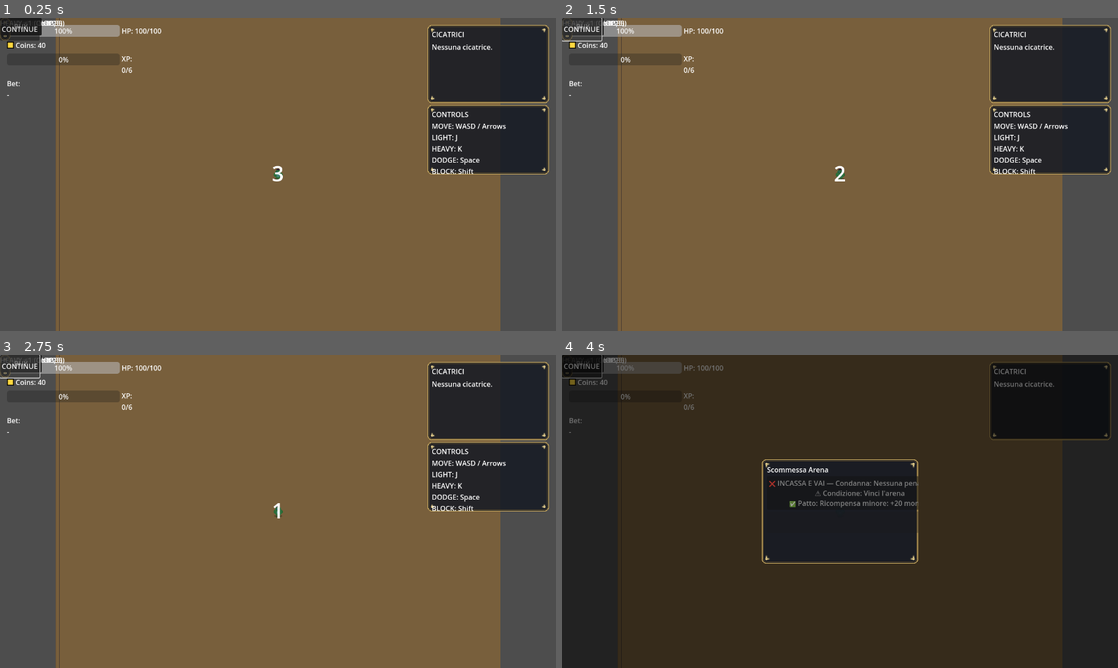
Above: before the commit, frames 1-4 (two rows, left to right).
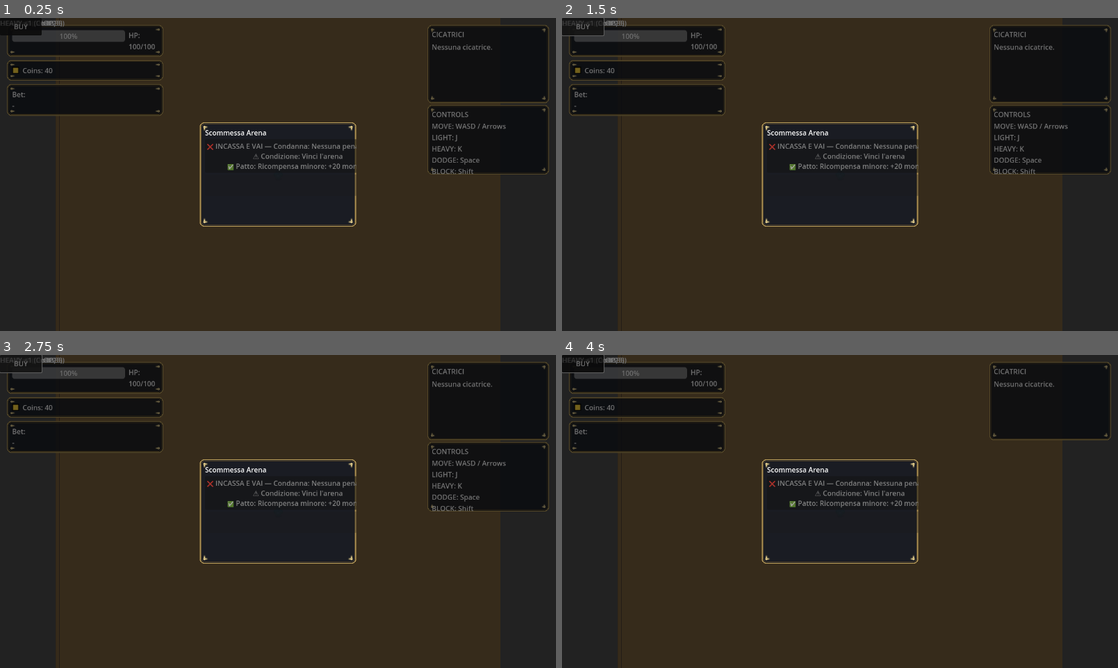
Above: after the commit, the same moments.

Repository: Faratas410/Gallicus-2.0
Game: Godot game, scene res://scenes/Main.tscn
Same seed, same stepped clock (60 frames per second), same inputs: the game is played once before the commit and once after it.
Inputs (mouse positions are in pixels of both pictures, inside the frame that each line leads up to):
- Up to frame 1 (0.25 s): no input
- Up to frame 2 (1.5 s): click (584, 30) at 0.5 s, where only the run before the commit has a clickable "CONTINUE"; click (584, 30) at 1.25 s, where only the run before the commit has a clickable "CONTINUE"
- Up to frame 3 (2.75 s): click "BUY" at 2 s
- Up to frame 4 (4 s): click (862, 492) at 2.75 s, where only the run after the commit has a clickable "❌ INCASSA E VAI — Condanna: N…"; click "❌ SANGUE INTEGRO — Condanna: …" at 3.5 s

The runs differ from the first frame. In frame 1, 91% of the frame differs, in the area x 0-100%, y 0-100%; in frame 2, 91%; in frame 3, 91%; in frame 4, 5.1%.

Commit message:
Fix UI input overlay and boot countdown

Diff:
--- a/scenes/UI.tscn
+++ b/scenes/UI.tscn
@@ -72,29 +72,49 @@
 size_flags_horizontal = 3
 size_flags_vertical = 0
 
-[node name="PlayerHPRow" type="HBoxContainer" parent="HUD/SafeMargin/TopRow/LeftColumn"]
-size_flags_horizontal = 3
-
-[node name="PlayerHPBar" type="ProgressBar" parent="HUD/SafeMargin/TopRow/LeftColumn/PlayerHPRow"]
+[node name="PlayerHPRow" type="PanelContainer" parent="HUD/SafeMargin/TopRow/LeftColumn"]
+size_flags_horizontal = 3
+theme_override_styles/panel = SubResource("StyleBoxTexture_1")
+
+[node name="PlayerHPContent" type="HBoxContainer" parent="HUD/SafeMargin/TopRow/LeftColumn/PlayerHPRow"]
+anchor_right = 1.0
+anchor_bottom = 1.0
+offset_left = 8.0
+offset_top = 6.0
+offset_right = -8.0
+offset_bottom = -6.0
+theme_override_constants/separation = 8
+
+[node name="PlayerHPBar" type="ProgressBar" parent="HUD/SafeMargin/TopRow/LeftColumn/PlayerHPRow/PlayerHPContent"]
 custom_minimum_size = Vector2(260, 16)
 min_value = 0.0
 max_value = 10.0
 value = 10.0
 
-[node name="PlayerHPLabel" type="Label" parent="HUD/SafeMargin/TopRow/LeftColumn/PlayerHPRow"]
+[node name="PlayerHPLabel" type="Label" parent="HUD/SafeMargin/TopRow/LeftColumn/PlayerHPRow/PlayerHPContent"]
 autowrap_mode = 2
 size_flags_horizontal = 3
 text = "HP: -/-"
 
-[node name="CoinsRow" type="HBoxContainer" parent="HUD/SafeMargin/TopRow/LeftColumn"]
-size_flags_horizontal = 3
-
-[node name="CoinIcon" type="TextureRect" parent="HUD/SafeMargin/TopRow/LeftColumn/CoinsRow"]
+[node name="CoinsRow" type="PanelContainer" parent="HUD/SafeMargin/TopRow/LeftColumn"]
+size_flags_horizontal = 3
+theme_override_styles/panel = SubResource("StyleBoxTexture_1")
+
+[node name="CoinsContent" type="HBoxContainer" parent="HUD/SafeMargin/TopRow/LeftColumn/CoinsRow"]
+anchor_right = 1.0
+anchor_bottom = 1.0
+offset_left = 8.0
+offset_top = 6.0
+offset_right = -8.0
+offset_bottom = -6.0
+theme_override_constants/separation = 8
+
+[node name="CoinIcon" type="TextureRect" parent="HUD/SafeMargin/TopRow/LeftColumn/CoinsRow/CoinsContent"]
 custom_minimum_size = Vector2(16, 16)
 expand_mode = 1
 stretch_mode = 5
 
-[node name="CoinsLabel" type="Label" parent="HUD/SafeMargin/TopRow/LeftColumn/CoinsRow"]
+[node name="CoinsLabel" type="Label" parent="HUD/SafeMargin/TopRow/LeftColumn/CoinsRow/CoinsContent"]
 autowrap_mode = 2
 size_flags_horizontal = 3
 text = "Coins: 0"
@@ -122,6 +142,7 @@
 text = "Tokens: 0"
 
 [node name="XPRow" type="HBoxContainer" parent="HUD/SafeMargin/TopRow/LeftColumn"]
+visible = false
 size_flags_horizontal = 3
 
 [node name="XPBar" type="ProgressBar" parent="HUD/SafeMargin/TopRow/LeftColumn/XPRow"]
@@ -134,10 +155,20 @@
 autowrap_mode = 2
 text = "XP: 0/6"
 
-[node name="BetRow" type="HBoxContainer" parent="HUD/SafeMargin/TopRow/LeftColumn"]
-size_flags_horizontal = 3
-
-[node name="BetInfoLabel" type="Label" parent="HUD/SafeMargin/TopRow/LeftColumn/BetRow"]
+[node name="BetRow" type="PanelContainer" parent="HUD/SafeMargin/TopRow/LeftColumn"]
+size_flags_horizontal = 3
+theme_override_styles/panel = SubResource("StyleBoxTexture_1")
+
+[node name="BetContent" type="HBoxContainer" parent="HUD/SafeMargin/TopRow/LeftColumn/BetRow"]
+anchor_right = 1.0
+anchor_bottom = 1.0
+offset_left = 8.0
+offset_top = 6.0
+offset_right = -8.0
+offset_bottom = -6.0
+theme_override_constants/separation = 8
+
+[node name="BetInfoLabel" type="Label" parent="HUD/SafeMargin/TopRow/LeftColumn/BetRow/BetContent"]
 autowrap_mode = 2
 text = "Bet: -"
 
@@ -174,6 +205,7 @@
 text = "FPS: 0\nArena: 0\nEnemies: 0\nBet active: false"
 
 [node name="WorldUI" type="Control" parent="."]
+mouse_filter = 2
 anchor_right = 1.0
 anchor_bottom = 1.0
 
@@ -183,7 +215,7 @@
 anchor_bottom = 1.0
 
 [node name="Modals" type="Control" parent="."]
-mouse_filter = 2
+mouse_filter = 1
 z_index = 90
 anchor_left = 0.0
 anchor_top = 0.0
@@ -274,6 +306,7 @@
 theme_override_constants/separation = 8
 
 [node name="UpgradeHPRow" type="PanelContainer" parent="Modals/UpgradePanel/UpgradeContentArea/UpgradeVBox/UpgradeRows"]
+visible = false
 custom_minimum_size = Vector2(0, 52)
 size_flags_horizontal = 3
 theme_override_styles/panel = SubResource("StyleBoxTexture_1")
@@ -301,6 +334,7 @@
 text = "BUY"
 
 [node name="UpgradeLightRow" type="PanelContainer" parent="Modals/UpgradePanel/UpgradeContentArea/UpgradeVBox/UpgradeRows"]
+visible = false
 custom_minimum_size = Vector2(0, 52)
 size_flags_horizontal = 3
 theme_override_styles/panel = SubResource("StyleBoxTexture_1")
@@ -328,6 +362,7 @@
 text = "BUY"
 
 [node name="UpgradeHeavyRow" type="PanelContainer" parent="Modals/UpgradePanel/UpgradeContentArea/UpgradeVBox/UpgradeRows"]
+visible = false
 custom_minimum_size = Vector2(0, 52)
 size_flags_horizontal = 3
 theme_override_styles/panel = SubResource("StyleBoxTexture_1")
@@ -355,6 +390,7 @@
 text = "BUY"
 
 [node name="UpgradeContinueButton" type="Button" parent="Modals/UpgradePanel/UpgradeContentArea/UpgradeVBox"]
+visible = false
 custom_minimum_size = Vector2(0, 52)
 size_flags_horizontal = 3
 text = "CONTINUE"
--- a/scripts/systems/run_manager.gd
+++ b/scripts/systems/run_manager.gd
@@ -74,6 +74,7 @@
 var phase: RunPhase = RunPhase.PREP
 var _prep_sequence_id: int = 0
 var _has_started_run: bool = false
+var _boot_countdown_skipped: bool = false
 var _show_shop_next_bet: bool = false
 var _modal_lock_count: int = 0
 var _bet_chain_level: int = 1
@@ -206,14 +207,17 @@
 	GameEvents.set_gameplay_enabled(true)
 	GameEvents.coins_changed.emit(int(run.get("coins", starting_coins)))
 	_emit_xp_level_ui()
-	GameEvents.countdown_requested.emit(3)
-	_log_runtime_state("new_run_ready")
-	for _i in range(3, 0, -1):
-		await get_tree().create_timer(1.0).timeout
+	if not _boot_countdown_skipped:
+		_boot_countdown_skipped = true
+	else:
+		GameEvents.countdown_requested.emit(3)
+		_log_runtime_state("new_run_ready")
+		for _i in range(3, 0, -1):
+			await get_tree().create_timer(1.0).timeout
+			if current_id != _prep_sequence_id or phase == RunPhase.GAME_OVER:
+				return
 		if current_id != _prep_sequence_id or phase == RunPhase.GAME_OVER:
 			return
-	if current_id != _prep_sequence_id or phase == RunPhase.GAME_OVER:
-		return
 	var live_player: Node = _resolve_player()
 	if live_player == null or not live_player.is_inside_tree():
 		_ensure_arena_and_player()
--- a/scripts/ui/ui_root.gd
+++ b/scripts/ui/ui_root.gd
@@ -3,18 +3,18 @@
 const FAST_SELECTION_SECONDS: int = 12
 const UPGRADE_FLASH_TIME: float = 0.10
 
-@onready var coins_label: Label = get_node_or_null("HUD/SafeMargin/TopRow/LeftColumn/CoinsRow/CoinsLabel") as Label
+@onready var coins_label: Label = get_node_or_null("HUD/SafeMargin/TopRow/LeftColumn/CoinsRow/CoinsContent/CoinsLabel") as Label
 @onready var tokens_label: Label = get_node_or_null("HUD/SafeMargin/TopRow/LeftColumn/TokensRow/TokensLabel") as Label
 @onready var level_label: Label = get_node_or_null("HUD/SafeMargin/TopRow/LeftColumn/LevelRow/LevelLabel") as Label
-@onready var bet_info_label: Label = get_node_or_null("HUD/SafeMargin/TopRow/LeftColumn/BetRow/BetInfoLabel") as Label
+@onready var bet_info_label: Label = get_node_or_null("HUD/SafeMargin/TopRow/LeftColumn/BetRow/BetContent/BetInfoLabel") as Label
 @onready var xp_bar: ProgressBar = get_node_or_null("HUD/SafeMargin/TopRow/LeftColumn/XPRow/XPBar") as ProgressBar
 @onready var xp_label: Label = get_node_or_null("HUD/SafeMargin/TopRow/LeftColumn/XPRow/XPLabel") as Label
-@onready var player_hp_bar: ProgressBar = get_node_or_null("HUD/SafeMargin/TopRow/LeftColumn/PlayerHPRow/PlayerHPBar") as ProgressBar
-@onready var player_hp_label: Label = get_node_or_null("HUD/SafeMargin/TopRow/LeftColumn/PlayerHPRow/PlayerHPLabel") as Label
+@onready var player_hp_bar: ProgressBar = get_node_or_null("HUD/SafeMargin/TopRow/LeftColumn/PlayerHPRow/PlayerHPContent/PlayerHPBar") as ProgressBar
+@onready var player_hp_label: Label = get_node_or_null("HUD/SafeMargin/TopRow/LeftColumn/PlayerHPRow/PlayerHPContent/PlayerHPLabel") as Label
 @onready var bet_panel: Panel = _req("Modals/BetPanel") as Panel
 @onready var buy_token_button: Button = get_node_or_null("Modals/BetPanel/BetVBox/BuyTokenRow/BuyTokenButton") as Button
 @onready var buy_token_info: Label = get_node_or_null("Modals/BetPanel/BetVBox/BuyTokenRow/BuyTokenInfo") as Label
-@onready var coins_icon: TextureRect = get_node_or_null("HUD/SafeMargin/TopRow/LeftColumn/CoinsRow/CoinIcon") as TextureRect
+@onready var coins_icon: TextureRect = get_node_or_null("HUD/SafeMargin/TopRow/LeftColumn/CoinsRow/CoinsContent/CoinIcon") as TextureRect
 @onready var tokens_icon: TextureRect = get_node_or_null("HUD/SafeMargin/TopRow/LeftColumn/TokensRow/TokenIcon") as TextureRect
 @onready var modal_dimmer: ColorRect = get_node_or_null("Modals/ModalDimmer") as ColorRect
 @onready var upgrade_panel: Panel = get_node_or_null("Modals/UpgradePanel") as Panel
